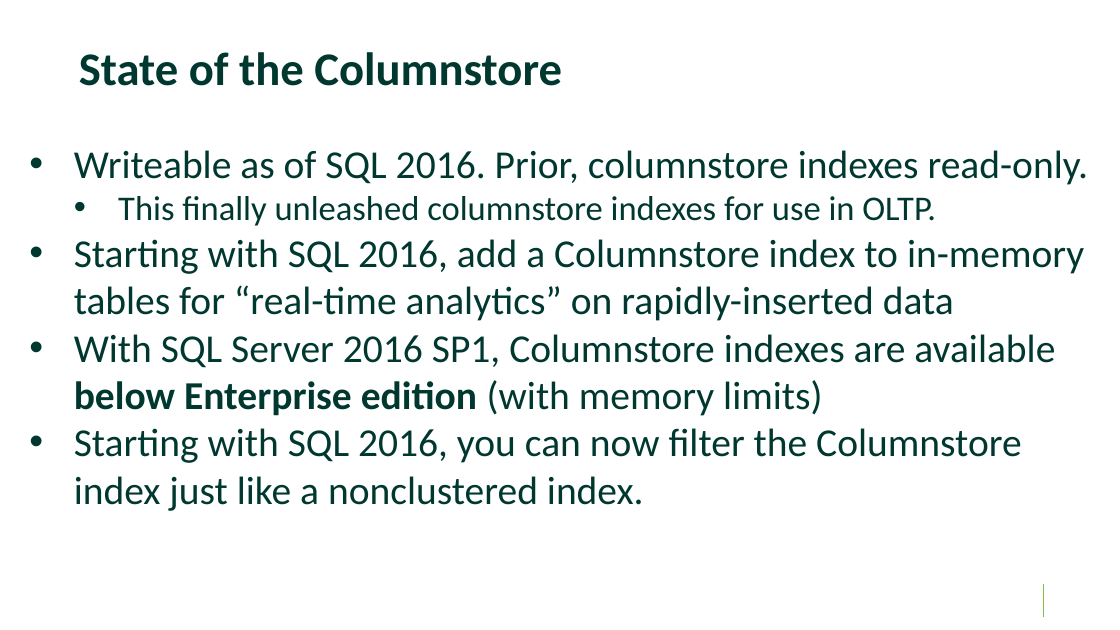
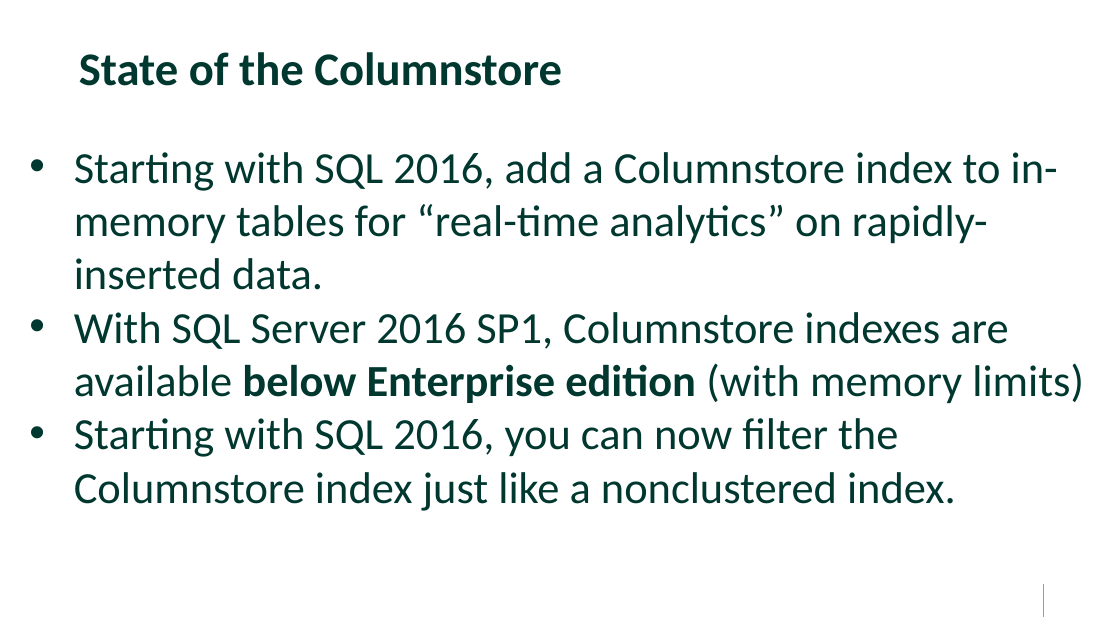
Before and after one commit to williamadba/Public-Presentations, a slide deck: slide 25 of Data Architecture Virtual User Group/What's New in SQL 2019.pptx. Drawn at 1120x630 pixels with LibreOffice and Linux fonts; fonts in the diff are those of the drawing; background and template pictures are left out. Boxes give left, top, right and bottom in pixels: in the first picture for what was removed or moved away, otherwise in the second. Text is boxed around its words. In the diff, an @@ line names an element or a change of style, - is before the commit and + after.

```diff
--- a/Data Architecture Virtual User Group/What's New in SQL 2019.pptx
+++ b/Data Architecture Virtual User Group/What's New in SQL 2019.pptx
@@ text at [74, 152, 1058, 290]: text changed; size 32 to 36 pt @@
-• Writeable as of SQL 2016. Prior, columnstore indexes read-only.
-  • This finally unleashed columnstore indexes for use in OLTP.
-• Starting with SQL 2016, add a Columnstore index to in-memory tables for “real-time analytics” on rapidly-inserted data
+• Starting with SQL 2016, add a Columnstore index to in-memory tables for “real-time analytics” on rapidly-inserted data.
@@ text at [74, 312, 1084, 511]: size 32 to 36 pt in "With SQL Server 2016 SP1, Columnstore indexes ...", "Starting with SQL 2016, you can now ..." @@
```
Also in this commit, not shown: 4 other slides changed.
